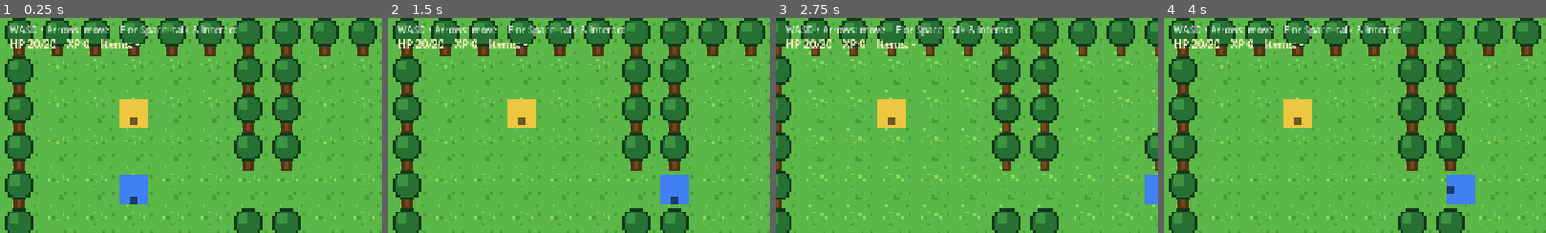
Above: before the commit, frames 1-4 (left to right).
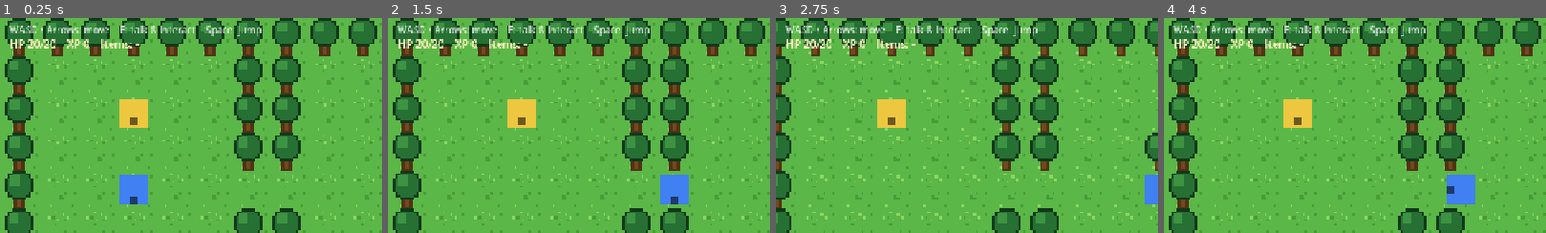
Above: after the commit, the same moments.

Repository: KaydenClark/Dungeon_Friends_Game
Game: Godot game, scene res://scenes/main.tscn
Two runs of this game, one before a commit and one after it. Both use one fixed random seed, a clock stepped at 60 frames per second and the inputs below.
Inputs (mouse positions are % of the whole screen's width and height, from its top left):
- Up to frame 1 (0.25 s): no input
- Up to frame 2 (1.5 s): tap Enter (confirm, bound only before the commit) at 0.5, 0.8, 1.35 s; move the mouse to (72, 45) at 0.52 s; hold D (move_right) 0.53-1.28 s; hold E (confirm, bound only after the commit) 0.53-1.28 s; click (72, 45) at 0.67 s; tap Space (jump) at 0.77, 1.07 s; move the mouse to (30, 55) at 1.27 s; hold S (move_down) from 1.28 s (still down)
- Up to frame 3 (2.75 s): tap Space (jump) at 1.52, 1.82, 2.3 s; tap X at 1.55, 2.1 s; move the mouse to (60, 28) at 2.02 s; release S (move_down) at 2.03 s; hold D (move_right) from 2.03 s (still down)
- Up to frame 4 (4 s): move the mouse to (45, 70) at 2.77 s; release D (move_right) at 2.78 s; hold W (move_up) 2.78-3.53 s; tap Space (jump) at 2.85, 3.02, 3.32, 3.77 s; click (45, 70) at 2.92 s; tap E (confirm, bound only after the commit) at 3.05 s; move the mouse to (80, 65) at 3.52 s; hold A (move_left) from 3.53 s (still down); hold E (confirm, bound only after the commit) from 3.53 s (still down); tap Enter (confirm, bound only before the commit) at 3.8 s
The pictures show only the part of the screen within x 0-50%, y 0-50%; the shares and areas given below are measured in that part.

The runs differ from the first frame. In frame 1, 0.7% of the frame differs, in the area x 32-69%, y 3-9%; in frame 2, 0.7%; in frame 3, 0.7%; in frame 4, 0.7%.

Commit message:
Plan playtest input and puzzle revisions

Diff:
--- a/game/project.godot
+++ b/game/project.godot
@@ -37,52 +37,64 @@
 "deadzone": 0.2,
 "events": [Object(InputEventKey,"resource_local_to_scene":false,"resource_name":"","device":-1,"window_id":0,"alt_press …(192 unchanged characters)…
 , Object(InputEventKey,"resource_local_to_scene":false,"resource_name":"","device":-1,"window_id":0,"alt_pressed":false …(186 unchanged characters)…
+, Object(InputEventJoypadButton,"resource_local_to_scene":false,"resource_name":"","device":-1,"button_index":11,"pressure":0.0,"pressed":false,"script":null)
 ]
 }
 move_down={
 "deadzone": 0.2,
 "events": [Object(InputEventKey,"resource_local_to_scene":false,"resource_name":"","device":-1,"window_id":0,"alt_press …(192 unchanged characters)…
 , Object(InputEventKey,"resource_local_to_scene":false,"resource_name":"","device":-1,"window_id":0,"alt_pressed":false …(186 unchanged characters)…
+, Object(InputEventJoypadButton,"resource_local_to_scene":false,"resource_name":"","device":-1,"button_index":12,"pressure":0.0,"pressed":false,"script":null)
 ]
 }
 move_left={
 "deadzone": 0.2,
 "events": [Object(InputEventKey,"resource_local_to_scene":false,"resource_name":"","device":-1,"window_id":0,"alt_press …(191 unchanged characters)…
 , Object(InputEventKey,"resource_local_to_scene":false,"resource_name":"","device":-1,"window_id":0,"alt_pressed":false …(186 unchanged characters)…
+, Object(InputEventJoypadButton,"resource_local_to_scene":false,"resource_name":"","device":-1,"button_index":13,"pressure":0.0,"pressed":false,"script":null)
 ]
 }
 move_right={
 "deadzone": 0.2,
 "events": [Object(InputEventKey,"resource_local_to_scene":false,"resource_name":"","device":-1,"window_id":0,"alt_press …(192 unchanged characters)…
 , Object(InputEventKey,"resource_local_to_scene":false,"resource_name":"","device":-1,"window_id":0,"alt_pressed":false …(186 unchanged characters)…
+, Object(InputEventJoypadButton,"resource_local_to_scene":false,"resource_name":"","device":-1,"button_index":14,"pressure":0.0,"pressed":false,"script":null)
 ]
 }
 interact={
 "deadzone": 0.2,
 "events": [Object(InputEventKey,"resource_local_to_scene":false,"resource_name":"","device":-1,"window_id":0,"alt_press …(192 unchanged characters)…
+, Object(InputEventJoypadButton,"resource_local_to_scene":false,"resource_name":"","device":-1,"button_index":0,"pressure":0.0,"pressed":false,"script":null)
 ]
 }
 confirm={
 "deadzone": 0.2,
-"events": [Object(InputEventKey,"resource_local_to_scene":fa …(140 unchanged characters)… d":false,"keycode":0,"physical_keycode":4194309,"key_label":0,"unicode":0,"location":0,"echo":false,"script":null)
-, Object(InputEventKey,"resource_local_to_scene":false,"resource_name":"","device":-1,"window_id":0,"alt_pressed":false,"shift_pressed":false,"ctrl_pressed":false,"meta_pressed":false,"pressed":false,"keycode":0,"physical_keycode":32,"key_label":0,"unicode":32,"location":0,"echo":false,"script":null)
+"events": [Object(InputEventKey,"resource_local_to_scene":fa …(140 unchanged characters)… d":false,"keycode":0,"physical_keycode":69,"key_label":0,"unicode":101,"location":0,"echo":false,"script":null)
+, Object(InputEventJoypadButton,"resource_local_to_scene":false,"resource_name":"","device":-1,"button_index":0,"pressure":0.0,"pressed":false,"script":null)
 ]
 }
 cancel={
 "deadzone": 0.2,
-"events": [Object(InputEventKey,"resource_local_to_scene":fa …(140 unchanged characters)… d":false,"keycode":0,"physical_keycode":4194305,"key_label":0,"unicode":0,"location":0,"echo":false,"script":null)
-, Object(InputEventKey,"resource_local_to_scene":false,"resource_name":"","device":-1,"window_id":0,"alt_pressed":false,"shift_pressed":false,"ctrl_pressed":false,"meta_pressed":false,"pressed":false,"keycode":0,"physical_keycode":81,"key_label":0,"unicode":113,"location":0,"echo":false,"script":null)
+"events": [Object(InputEventKey,"resource_local_to_scene":fa …(140 unchanged characters)… d":false,"keycode":0,"physical_keycode":81,"key_label":0,"unicode":113,"location":0,"echo":false,"script":null)
+, Object(InputEventJoypadButton,"resource_local_to_scene":false,"resource_name":"","device":-1,"button_index":2,"pressure":0.0,"pressed":false,"script":null)
 ]
 }
 menu={
 "deadzone": 0.2,
 "events": [Object(InputEventKey,"resource_local_to_scene":false,"resource_name":"","device":-1,"window_id":0,"alt_press …(195 unchanged characters)…
+, Object(InputEventJoypadButton,"resource_local_to_scene":false,"resource_name":"","device":-1,"button_index":6,"pressure":0.0,"pressed":false,"script":null)
+]
+}
+character_menu={
+"deadzone": 0.2,
+"events": [Object(InputEventKey,"resource_local_to_scene":false,"resource_name":"","device":-1,"window_id":0,"alt_pressed":false,"shift_pressed":false,"ctrl_pressed":false,"meta_pressed":false,"pressed":false,"keycode":0,"physical_keycode":70,"key_label":0,"unicode":102,"location":0,"echo":false,"script":null)
+, Object(InputEventJoypadButton,"resource_local_to_scene":false,"resource_name":"","device":-1,"button_index":3,"pressure":0.0,"pressed":false,"script":null)
 ]
 }
 jump={
 "deadzone": 0.2,
 "events": [Object(InputEventKey,"resource_local_to_scene":false,"resource_name":"","device":-1,"window_id":0,"alt_press …(191 unchanged characters)…
-, Object(InputEventKey,"resource_local_to_scene":false,"resource_name":"","device":-1,"window_id":0,"alt_pressed":false,"shift_pressed":false,"ctrl_pressed":false,"meta_pressed":false,"pressed":false,"keycode":0,"physical_keycode":67,"key_label":0,"unicode":99,"location":0,"echo":false,"script":null)
+, Object(InputEventJoypadButton,"resource_local_to_scene":false,"resource_name":"","device":-1,"button_index":1,"pressure":0.0,"pressed":false,"script":null)
 ]
 }
 
--- a/game/scripts/dev/slice_smoke_test.gd
+++ b/game/scripts/dev/slice_smoke_test.gd
@@ -55,9 +55,9 @@
 	add_child(main)
 	await get_tree().process_frame
 
-	# 1. Input map (T-009 + T-025): all 9 actions exist with >= 1 binding.
+	# 1. Input map (T-009 + T-025): all 10 actions exist with >= 1 binding.
 	for a in ["move_up", "move_down", "move_left", "move_right",
-			"interact", "confirm", "cancel", "menu", "jump"]:
+			"interact", "confirm", "cancel", "menu", "character_menu", "jump"]:
 		check(InputMap.has_action(a) and InputMap.action_get_events(a).size() > 0,
 				"input action bound: " + a)
 
--- a/game/scripts/main.gd
+++ b/game/scripts/main.gd
@@ -15,7 +15,7 @@
 	# it resolves through the map registry like every other room build (T-038).
 	SceneManager.boot_factory = func() -> Node2D: return MapRegistry.build("forest")
 	var hint := Label.new()
-	hint.text = "WASD / Arrows: move    E or Space: talk & interact"
+	hint.text = "WASD / Arrows: move    E: talk & interact    Space: jump"
 	hint.position = Vector2(16, 8)
 	hint.add_theme_font_size_override("font_size", 16)
 	hint.modulate = Color(1, 1, 1, 0.75)
--- a/game/scripts/overworld/tutorial_pit_room.gd
+++ b/game/scripts/overworld/tutorial_pit_room.gd
@@ -24,7 +24,7 @@
 		SceneManager.show_dialogue([
 			"Narrow ledges split the floor ahead -",
 			"a single square wide. A running leap might do it.",
-			"(Space or C jumps the gap you're facing.)",
+			"(Space jumps the gap you're facing.)",
 		])
 	player.move_finished.connect(_chasm_hint)
 
--- a/game/scripts/ui/boot_prompt.gd
+++ b/game/scripts/ui/boot_prompt.gd
@@ -1,7 +1,7 @@
 class_name BootPrompt
 extends CanvasLayer
 ## Minimal Continue/New Game prompt (T-040, D-011: when a save exists, ask;
-## no title screen until Phase 6). Keyboard only, same actions as dialogue:
+## no title screen until Phase 6). Same actions as dialogue:
 ## confirm/interact continues, cancel starts fresh. main.gd awaits `chosen`
 ## before booting a room, so nothing else is running underneath it.
 
@@ -15,7 +15,7 @@
 	panel.set_anchors_preset(Control.PRESET_FULL_RECT)
 	add_child(panel)
 	var text := Label.new()
-	text.text = "A saved adventure awaits.\n\nE / Space   Continue\nQ / Esc     New Game"
+	text.text = "A saved adventure awaits.\n\nE   Continue\nQ   New Game"
 	text.add_theme_font_size_override("font_size", 30)
 	text.horizontal_alignment = HORIZONTAL_ALIGNMENT_CENTER
 	text.set_anchors_preset(Control.PRESET_CENTER)
--- a/game/scripts/ui/dialogue_box.gd
+++ b/game/scripts/ui/dialogue_box.gd
@@ -31,7 +31,7 @@
 	label.size_flags_vertical = Control.SIZE_EXPAND_FILL
 	vbox.add_child(label)
 	hint = Label.new()
-	hint.text = "E / Space / Enter ▸"
+	hint.text = "E ▸"
 	hint.add_theme_font_size_override("font_size", 14)
 	hint.modulate = Color(1, 1, 1, 0.5)
 	hint.horizontal_alignment = HORIZONTAL_ALIGNMENT_RIGHT
--- a/game/tests/test_jump.gd
+++ b/game/tests/test_jump.gd
@@ -104,13 +104,48 @@
 	ok(p.try_jump(), "the remaining 1-cell gap is jumpable from the filled cell")
 	eq(p.cell, Vector2i(5, 2), "player lands beyond the pit")
 	g.queue_free()
-func test_space_is_jump_and_q_is_secondary_cancel() -> void:
+func test_keyboard_controller_anchor_mapping() -> void:
 	var jump_keys := InputMap.action_get_events("jump") \
+			.filter(func(e: InputEvent) -> bool: return e is InputEventKey) \
+			.map(func(e: InputEventKey) -> int: return e.physical_keycode)
+	var interact_keys := InputMap.action_get_events("interact") \
+			.filter(func(e: InputEvent) -> bool: return e is InputEventKey) \
+			.map(func(e: InputEventKey) -> int: return e.physical_keycode)
+	var confirm_keys := InputMap.action_get_events("confirm") \
 			.filter(func(e: InputEvent) -> bool: return e is InputEventKey) \
 			.map(func(e: InputEventKey) -> int: return e.physical_keycode)
 	var cancel_keys := InputMap.action_get_events("cancel") \
 			.filter(func(e: InputEvent) -> bool: return e is InputEventKey) \
 			.map(func(e: InputEventKey) -> int: return e.physical_keycode)
-	ok(jump_keys.has(KEY_SPACE), "Space is the primary jump button")
-	ok(cancel_keys.has(KEY_Q), "Q is the keyboard cancel/stay button")
-	not_ok(cancel_keys.has(KEY_X), "X is no longer presented as stay/cancel")
+	var menu_keys := InputMap.action_get_events("menu") \
+			.filter(func(e: InputEvent) -> bool: return e is InputEventKey) \
+			.map(func(e: InputEventKey) -> int: return e.physical_keycode)
+	var character_menu_keys := InputMap.action_get_events("character_menu") \
+			.filter(func(e: InputEvent) -> bool: return e is InputEventKey) \
+			.map(func(e: InputEventKey) -> int: return e.physical_keycode)
+	var interact_buttons := _joy_buttons("interact")
+	var confirm_buttons := _joy_buttons("confirm")
+	var jump_buttons := _joy_buttons("jump")
+	var cancel_buttons := _joy_buttons("cancel")
+	var menu_buttons := _joy_buttons("menu")
+	var character_menu_buttons := _joy_buttons("character_menu")
+	eq(jump_keys, [KEY_SPACE], "Space is the only jump button")
+	eq(interact_keys, [KEY_E], "E is the only interact button")
+	eq(confirm_keys, [KEY_E], "E is also the only confirm button")
+	eq(cancel_keys, [KEY_Q], "Q is the only cancel/back button")
+	eq(menu_keys, [KEY_TAB], "Tab is the only menu button")
+	eq(character_menu_keys, [KEY_F], "F is the character-menu anchor")
+	eq(interact_buttons, [JOY_BUTTON_A], "controller A matches E interact")
+	eq(confirm_buttons, [JOY_BUTTON_A], "controller A matches E confirm")
+	eq(jump_buttons, [JOY_BUTTON_B], "controller B matches Space jump")
+	eq(cancel_buttons, [JOY_BUTTON_X], "controller X matches Q cancel/back")
+	eq(menu_buttons, [JOY_BUTTON_START], "controller Start matches Tab menu")
+	eq(character_menu_buttons, [JOY_BUTTON_Y], "controller Y matches F character menu")
+
+
+func _joy_buttons(action: StringName) -> Array[int]:
+	var result: Array[int] = []
+	for event in InputMap.action_get_events(action):
+		if event is InputEventJoypadButton:
+			result.append(event.button_index)
+	return result
Not shown, changed: BLUEPRINT.md
Not shown, changed: README.md
Not shown, changed: RUNBOOK.md
Not shown, changed: TASKBOARD.md
